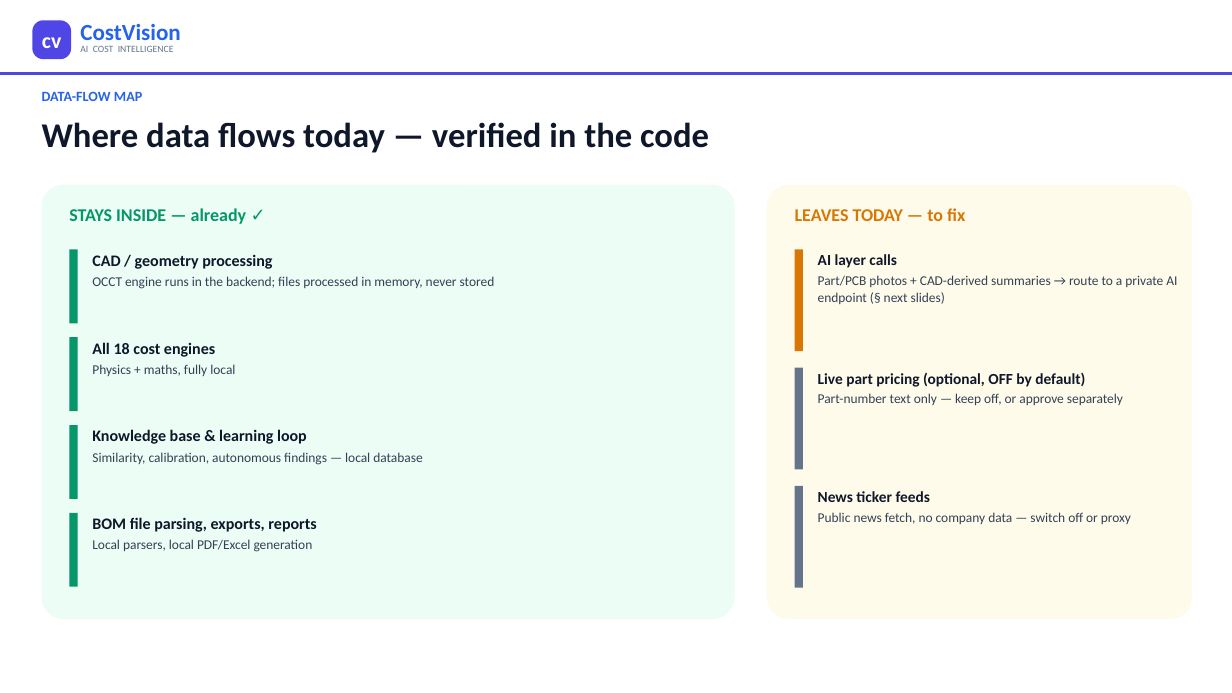
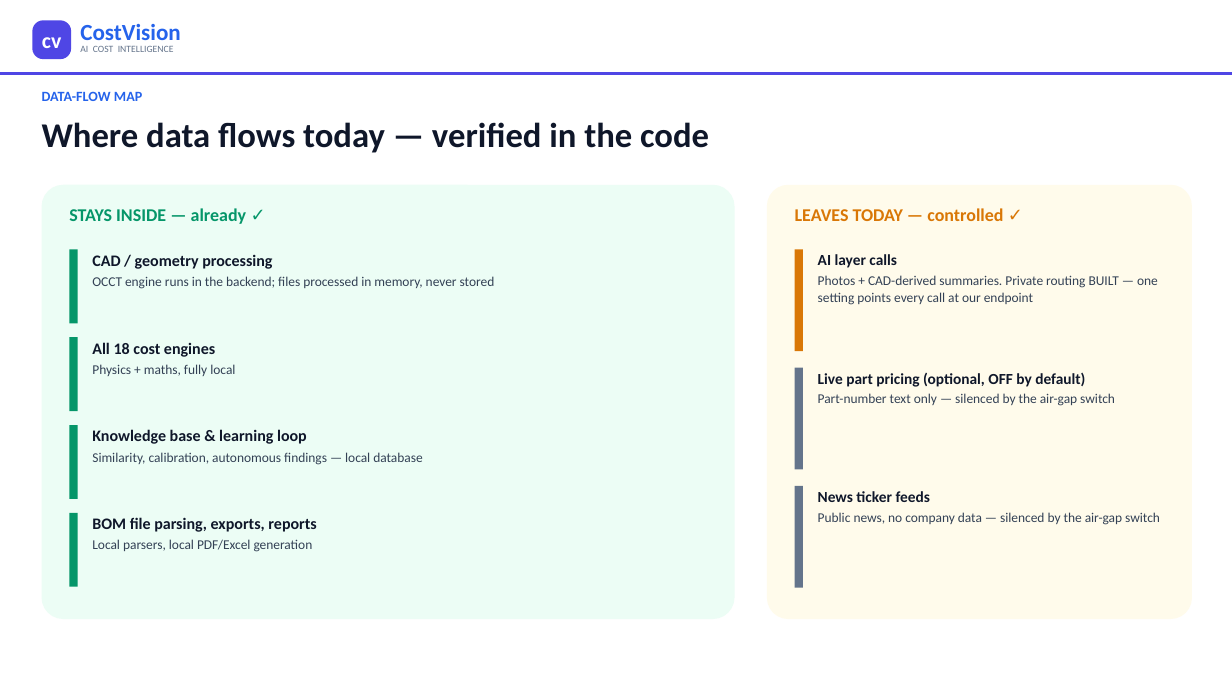
Before and after one commit to bhosaleavinash546/leamington-marathi, a slide deck: slide 6 of CostVision-Implementation-Blueprint.pptx. Drawn at 1232x693 pixels with LibreOffice and Linux fonts; fonts in the diff are those of the drawing. Boxes give left, top, right and bottom in pixels: in the first picture for what was removed or moved away, otherwise in the second. Text is boxed around its words. In the diff, an @@ line names an element or a change of style, - is before the commit and + after.

```diff
--- a/CostVision-Implementation-Blueprint.pptx
+++ b/CostVision-Implementation-Blueprint.pptx
@@ text at (795,208,1003,221): text changed @@
-LEAVES TODAY — to fix
+LEAVES TODAY — controlled ✓
@@ text at (818,275,1158,305): text changed @@
-Part/PCB photos + CAD-derived summaries → route to a private AI endpoint (§ next slides)
+Photos + CAD-derived summaries. Private routing BUILT — one setting points every call at our endpoint
@@ text at (818,393,1115,406): text changed @@
-Part-number text only — keep off, or approve separately
+Part-number text only — silenced by the air-gap switch
@@ text at (818,512,1160,525): text changed @@
-Public news fetch, no company data — switch off or proxy
+Public news, no company data — silenced by the air-gap switch
```
Also in this commit, not shown: 11 other slides changed, 2 other files.
